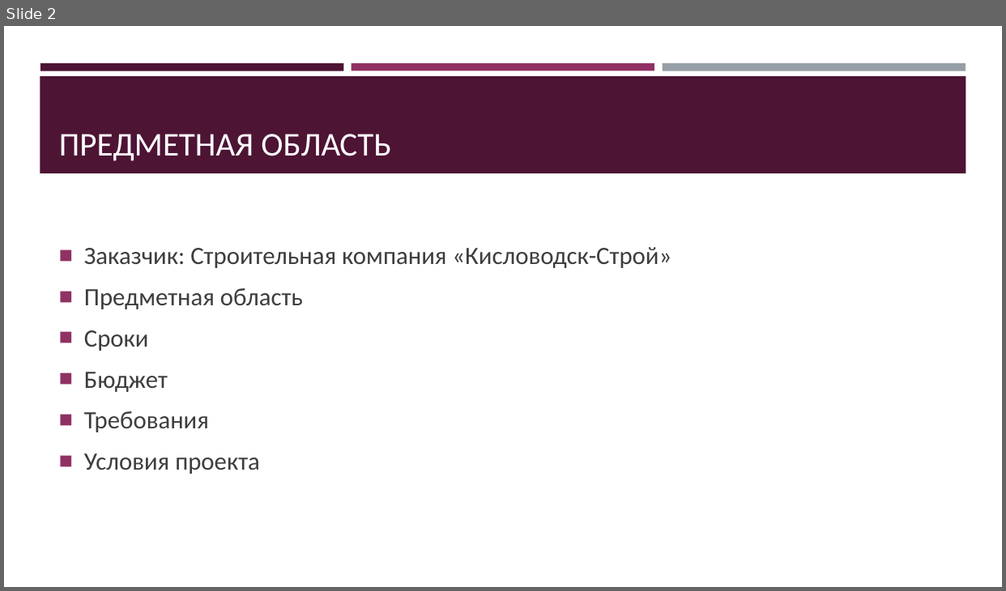
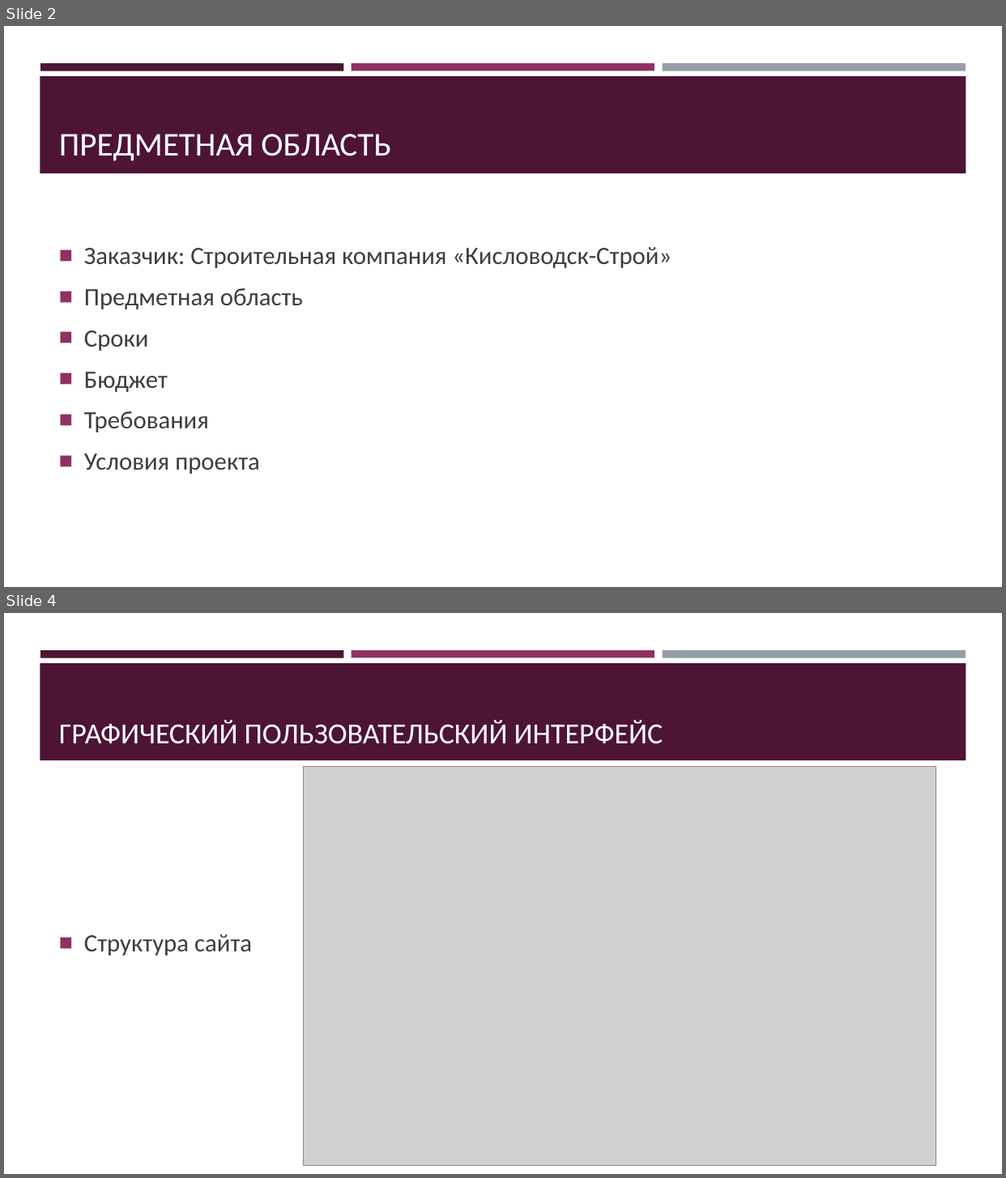
Before and after one commit to jecsonM/MDKmyWORKasAstudent, a slide deck: Сайт для компании «Кисловодск-строй».pptx. Shown one above the other, each under a label of ours: slide 2 before the commit, slides 2 and 4 after it; the slides between them are not shown. The pictures are 1006x591 and 1006x1178 pixels, drawn with LibreOffice and Linux fonts; fonts in the diff are those of the drawing; grey boxes stand for pictures. Boxes give left, top, right and bottom in pixels: in the first picture for what was removed or moved away, otherwise in the second. Text is boxed around its words. In the diff, an @@ line names an element or a change of style, - is before the commit and + after.

```diff
--- a/Сайт для компании «Кисловодск-строй».pptx
+++ b/Сайт для компании «Кисловодск-строй».pptx
@@ slide 4 added at [4, 613, 1002, 1174], background #FFFFFF; not listed: 4 template elements that a slide beside it also shows @@
@@ title added at [59, 720, 663, 744], 28 pt, text #FFFFFF @@
+ГРАФИЧЕСКИЙ ПОЛЬЗОВАТЕЛЬСКИЙ ИНТЕРФЕЙС
@@ picture added at [303, 766, 936, 1166] @@
@@ text added at [84, 935, 252, 956], 24 pt, text #3D3D3D @@
+■ Структура сайта
```
Also in this commit, not shown: 4 other slides added, 8 other files.
